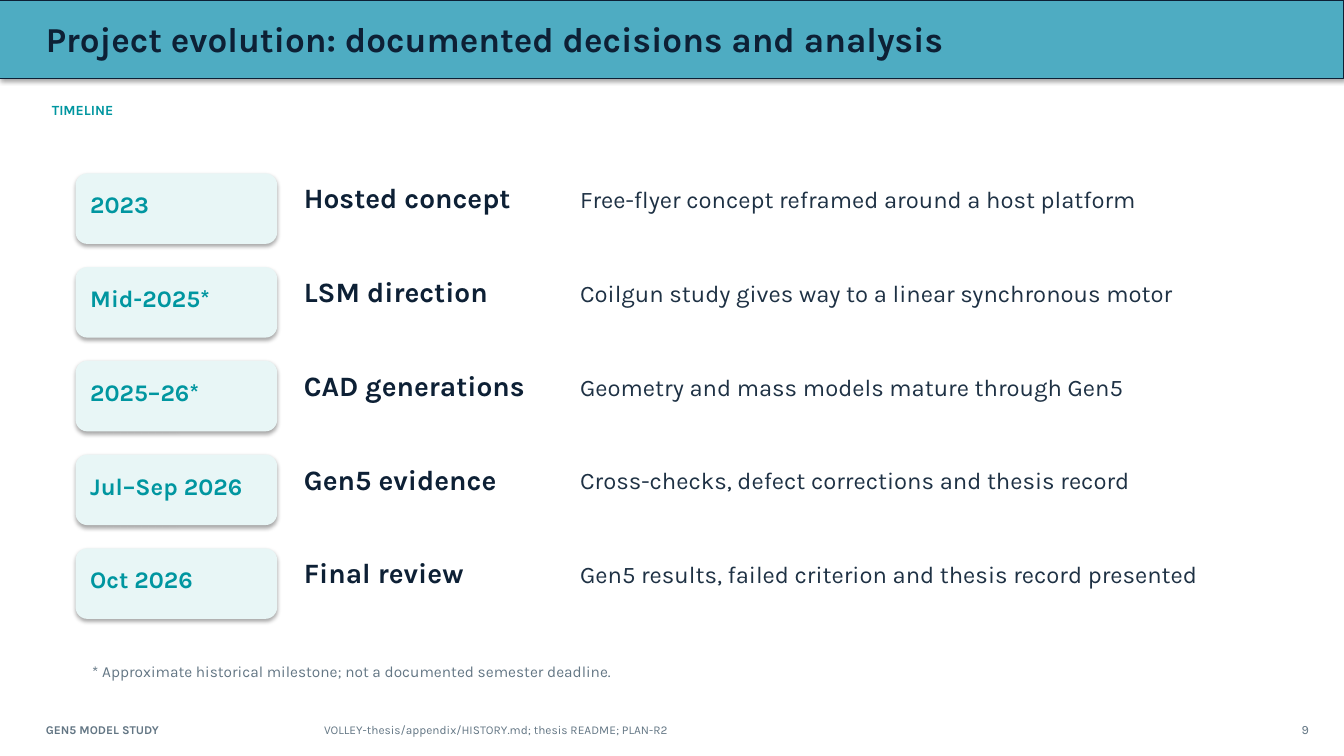
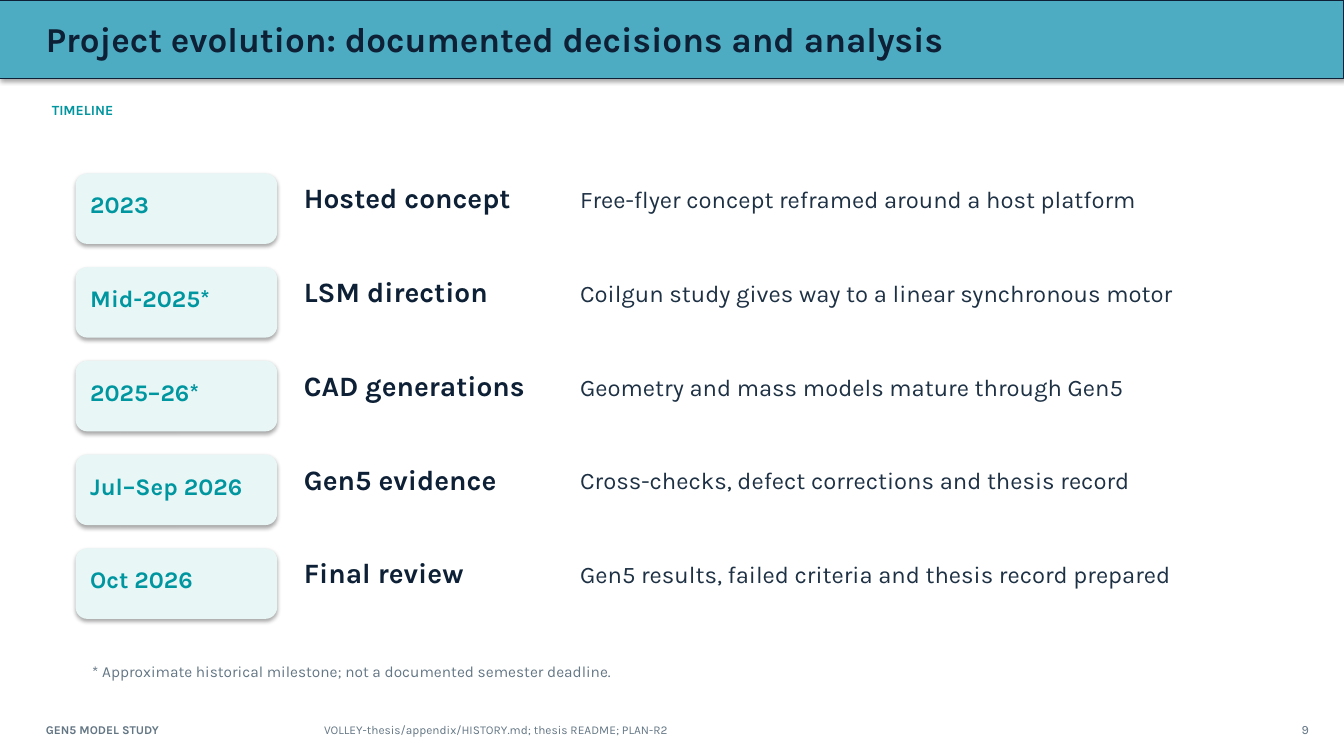
Before and after one commit to aaaaaaaaaaaavm/VOLLEY-thesis, a slide deck: slide 9 of university/final_review_2026_10_10/VOLLEY_Final_Review_2026-10-10.pptx. Drawn at 1344x756 pixels with LibreOffice and Linux fonts; fonts in the diff are those of the drawing. Boxes give left, top, right and bottom in pixels: in the first picture for what was removed or moved away, otherwise in the second. Text is boxed around its words. In the diff, an @@ line names an element or a change of style, - is before the commit and + after.

```diff
--- a/university/final_review_2026_10_10/VOLLEY_Final_Review_2026-10-10.pptx
+++ b/university/final_review_2026_10_10/VOLLEY_Final_Review_2026-10-10.pptx
@@ text at [580,566,1170,589]: text changed @@
-Gen5 results, failed criterion and thesis record presented
+Gen5 results, failed criteria and thesis record prepared
```
Also in this commit, not shown: 3 other slides changed, 1 slide added, 59 other files.
